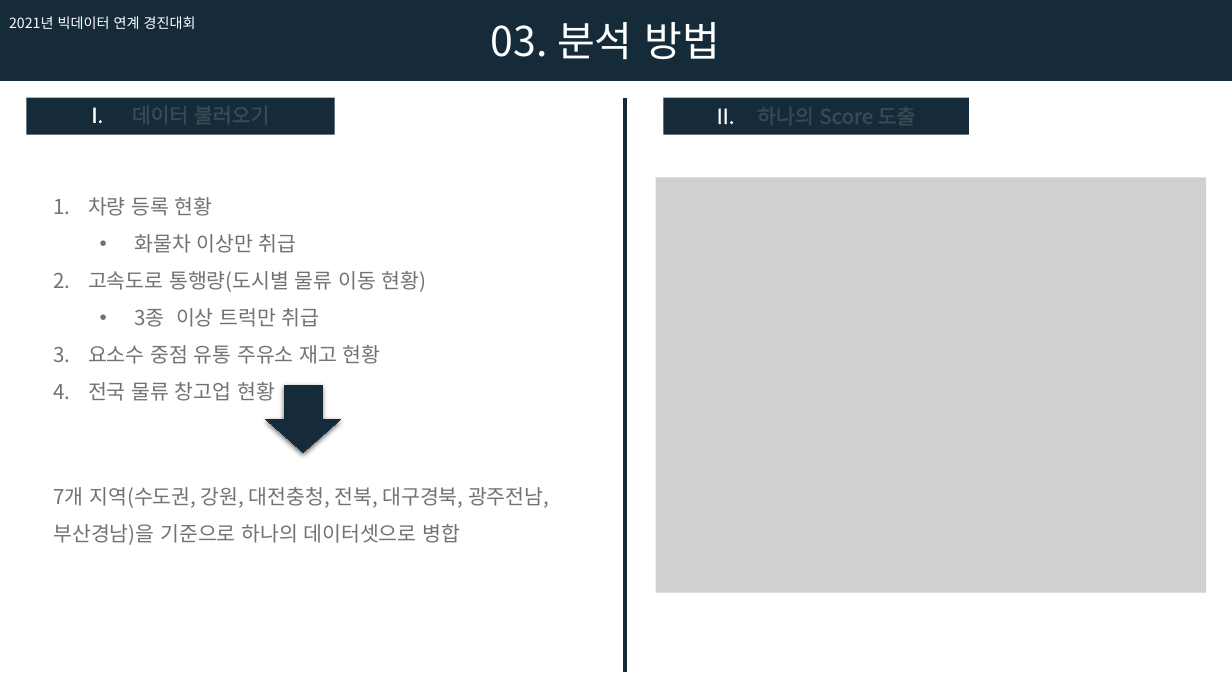
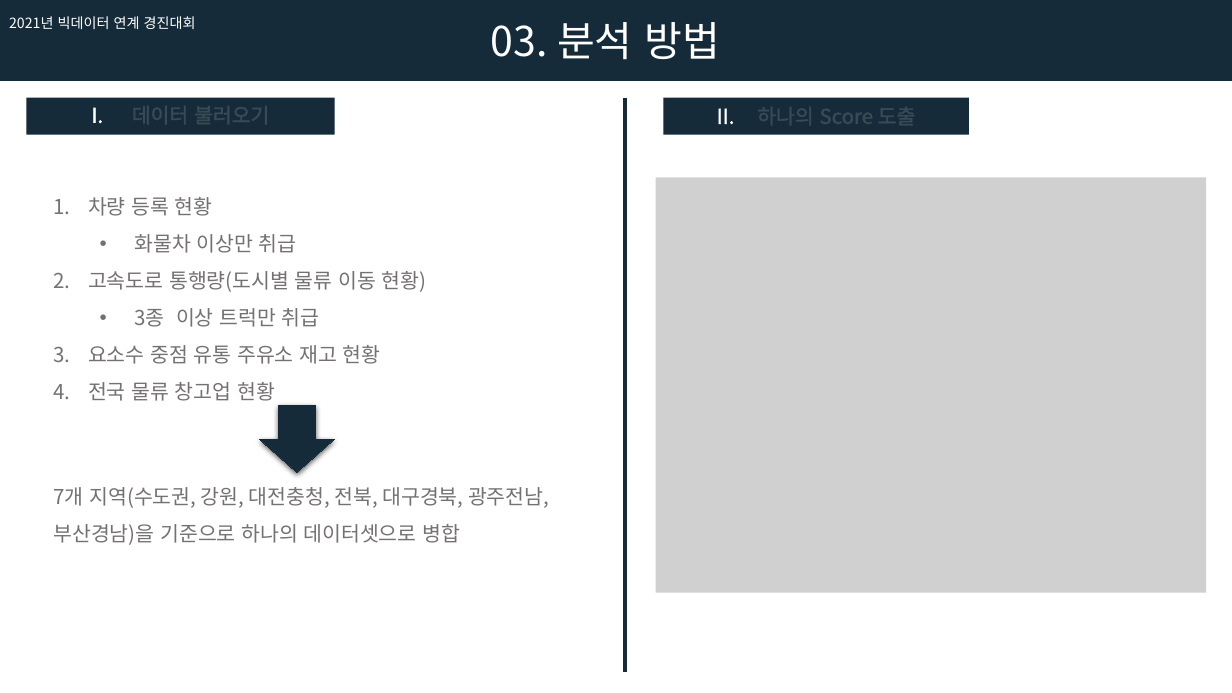
Before and after one commit to SungJun98/UOS_2021_BigData_Contest, a slide deck: slide 4 of 2021_UOS_Contest_1124.pptx. Drawn at 1232x693 pixels with LibreOffice and Linux fonts; fonts in the diff are those of the drawing; grey boxes stand for pictures. Boxes give left, top, right and bottom in pixels: in the first picture for what was removed or moved away, otherwise in the second. Text is boxed around its words. In the diff, an @@ line names an element or a change of style, - is before the commit and + after.

Commit message:
Final Update
Final Update for ppt

```diff
--- a/2021_UOS_Contest_1124.pptx
+++ b/2021_UOS_Contest_1124.pptx
@@ down arrow: place and size @@
-down arrow at (265,385,341,452)
+down arrow at (260,406,335,472)
```
Also in this commit, not shown: 3 slides removed.
